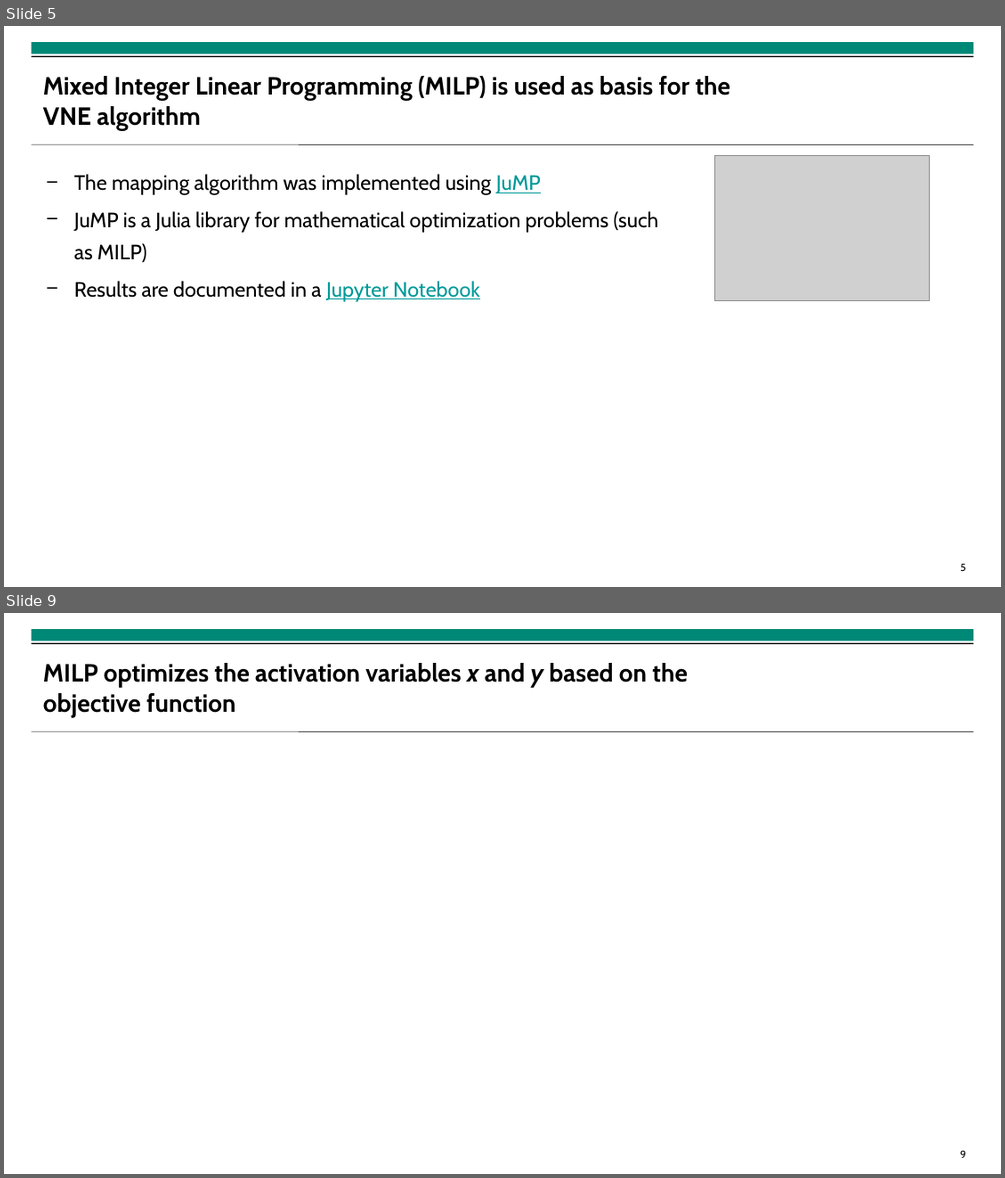
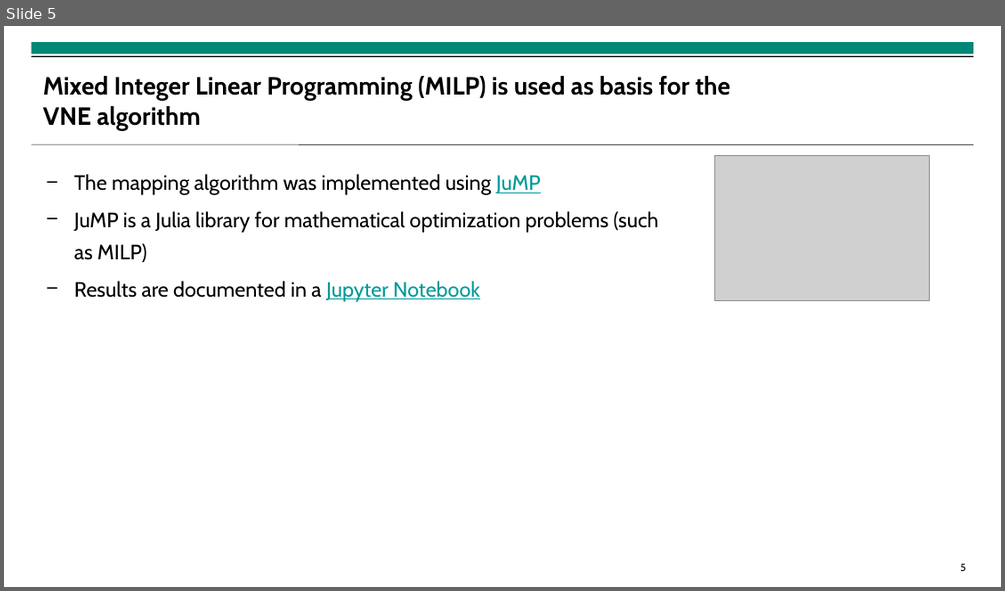
Before and after one commit to isabella-grieser/VNR-optimization-for-VPP, a slide deck: presentation/VPP_Presentation_EINS.pptx. Shown one above the other, each under a label of ours: slides 5 and 9 before the commit, slide 5 after it; the slides between them are not shown. The pictures are 1005x1178 and 1005x591 pixels, drawn with LibreOffice and Linux fonts; fonts in the diff are those of the drawing; grey boxes stand for pictures; background and template pictures are left out. Boxes give left, top, right and bottom in pixels: in the first picture for what was removed or moved away, otherwise in the second. Text is boxed around its words. In the diff, an @@ line names an element or a change of style, - is before the commit and + after.

```diff
--- a/presentation/VPP_Presentation_EINS.pptx
+++ b/presentation/VPP_Presentation_EINS.pptx
@@ slide 9 removed at (x1=4, y1=613, x2=1001, y2=1174), background #FFFFFF; not listed: 4 template elements that a slide beside it also shows @@
@@ title removed at (x1=43, y1=663, x2=687, y2=717) @@
-MILP optimizes the activation variables x and y based on the objective function
```
Also in this commit, not shown: 7 slides changed, 9 slides added, 18 other files.
